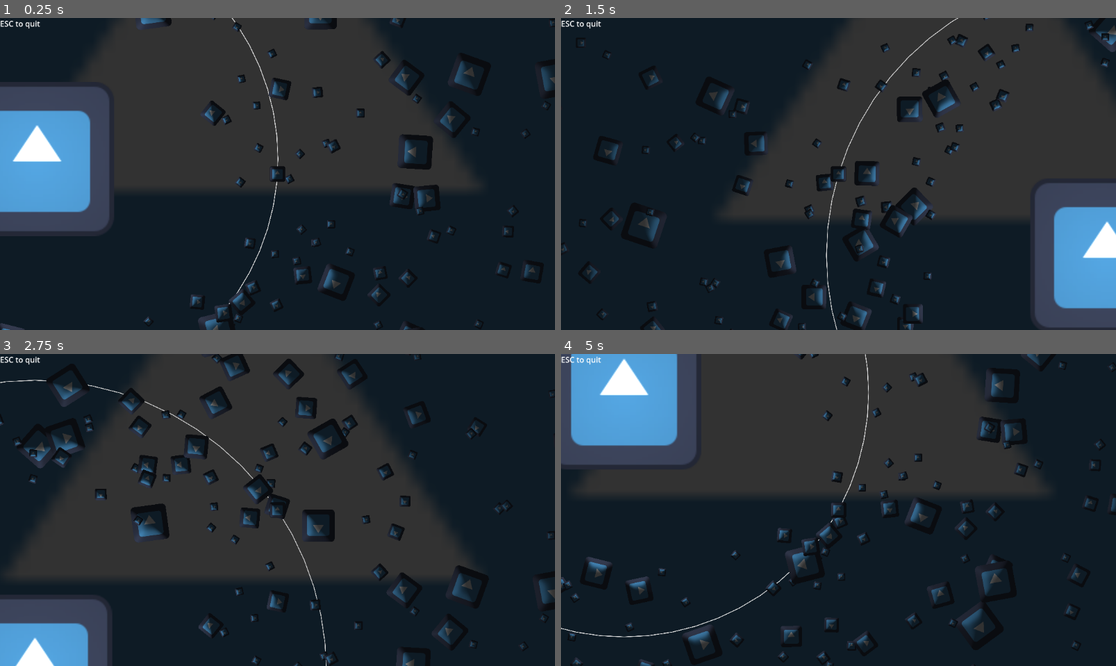
Above: before the commit, frames 1-4 (two rows, left to right).
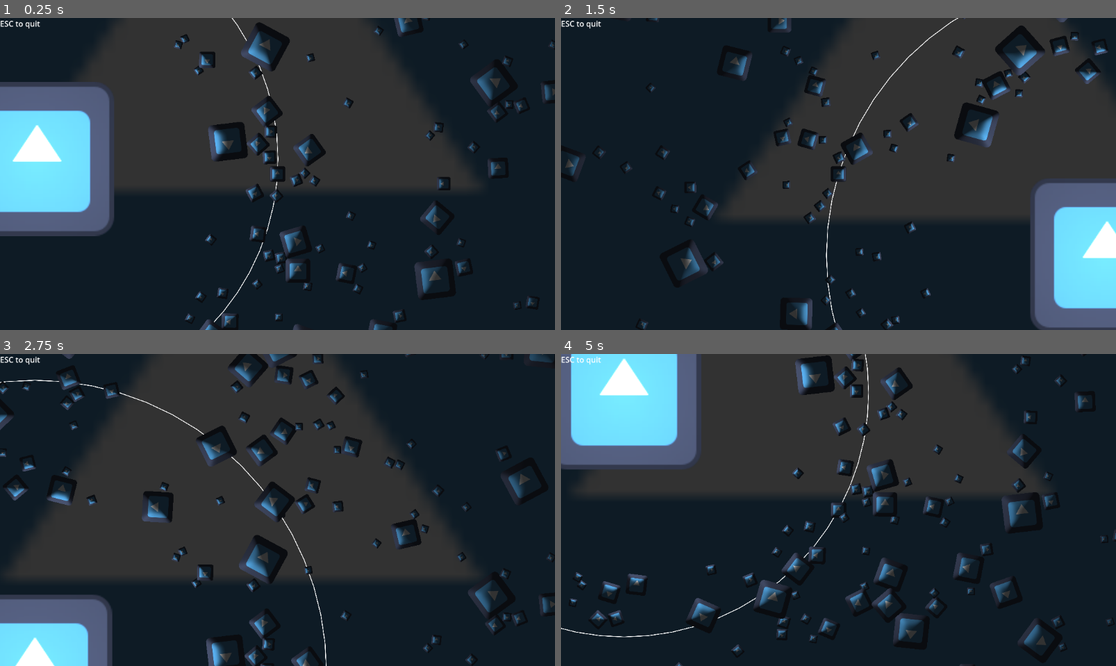
Above: after the commit, the same moments.

Repository: Aroweeri/gmtk2025
Game: Godot game, scene res://scenes/Main.tscn
The game is run twice, just before and just after one commit, with the same random seed, the same clock (stepped at 60 frames per second) and the same inputs. The engine's default icon, where the game draws it, is replaced by a stand-in: a white triangle on a blue panel in a dark square.
Inputs:
- Up to frame 1 (0.25 s): no input
- Up to frame 2 (1.5 s): hold Up (ui_up) 0.53-1.28 s; hold 1 (zoom1) 0.53-1.28 s; hold Down (ui_down) from 1.28 s (still down); tap 2 (zoom2) at 1.35 s
- Up to frame 3 (2.75 s): release Down (ui_down) at 2.03 s; hold Up (ui_up) from 2.03 s (still down); hold 3 (zoom3) from 2.03 s (still down)
- Up to frame 4 (5 s): release 3 (zoom3) at 2.78 s; tap 1 (zoom1) at 2.85 s; release Up (ui_up) at 3.53 s; hold 2 (zoom2) 3.53-4.28 s; hold Down (ui_down) from 3.53 s (still down); tap 3 (zoom3) at 4.35 s

The runs differ from the first frame. In frame 1, 17% of the frame differs, in the area x 0-100%, y 0-100%; in frame 2, 15%; in frame 3, 16%; in frame 4, 17%.

Commit message:
Asteroids space out, tweak lighting.

Diff:
--- a/scenes/Main.tscn
+++ b/scenes/Main.tscn
@@ -34,7 +34,8 @@
 [node name="Camera2D" type="Camera2D" parent="PlayerRotator/Player"]
 zoom = Vector2(0.25, 0.25)
 
-[node name="StaticBody2D" type="StaticBody2D" parent="PlayerRotator/Player"]
+[node name="StaticBody2D" type="RigidBody2D" parent="PlayerRotator/Player"]
+gravity_scale = 0.0
 
 [node name="CollisionShape2D" type="CollisionShape2D" parent="PlayerRotator/Player/StaticBody2D"]
 shape = SubResource("CircleShape2D_0bbpv")
@@ -57,6 +58,7 @@
 text = "ESC to quit"
 
 [node name="PointLight2D" type="PointLight2D" parent="."]
+energy = 1.5
 shadow_enabled = true
 texture = ExtResource("6_nxtc6")
 texture_scale = 50.0
--- a/scenes/main.gd
+++ b/scenes/main.gd
@@ -5,7 +5,7 @@
 func _process(delta: float) -> void:
 	queue_redraw()
 
-func _init() -> void:
+func _ready() -> void:
 	for i in range(800):
 		var tempRotator = Node2D.new()
 		var tempPositioner = Node2D.new();
@@ -17,7 +17,12 @@
 		var newObstacle = Obstacle.instantiate()
 		newObstacle.position = targetPosition
 		var myrand = randf()
-		(newObstacle.get_node("CollisionShape2D/Sprite2D") as Node2D).scale *= pow(myrand, 4)*2+0.5
+		var scaleFactor = pow(myrand, 4)*2+0.5
+		(newObstacle.get_node("CollisionShape2D/Sprite2D") as Node2D).scale *= scaleFactor
+		var s = newObstacle.get_node("CollisionShape2D").shape
+		s = s.duplicate();
+		s.radius *= scaleFactor
+		(newObstacle.get_node("CollisionShape2D") as CollisionShape2D).shape = s
 
 		newObstacle.rotation = randf()*PI*2
 		add_child(newObstacle)
--- /dev/null
+++ b/scenes/obstacle.gd
@@ -0,0 +1,4 @@
+extends RigidBody2D
+
+func _physics_process(delta: float) -> void:
+	apply_torque(1000*delta);
--- a/scenes/obstacle.tscn
+++ b/scenes/obstacle.tscn
@@ -1,19 +1,22 @@
-[gd_scene load_steps=5 format=3 uid="uid://couxhftxssk1x"]
+[gd_scene load_steps=6 format=3 uid="uid://couxhftxssk1x"]
 
+[ext_resource type="Script" uid="uid://bg8fd6frowlve" path="res://scenes/obstacle.gd" id="1_cjuko"]
 [ext_resource type="Texture2D" uid="uid://bev4t5pt8teju" path="res://icon.png" id="1_drdry"]
 [ext_resource type="Texture2D" uid="uid://bpd0ghj8asrp0" path="res://icon_n.png" id="2_cjuko"]
 
-[sub_resource type="CircleShape2D" id="CircleShape2D_aubd6"]
+[sub_resource type="CircleShape2D" id="CircleShape2D_cjuko"]
 radius = 72.0
 
 [sub_resource type="CanvasTexture" id="CanvasTexture_sh7k1"]
 diffuse_texture = ExtResource("1_drdry")
 normal_texture = ExtResource("2_cjuko")
 
-[node name="Obstacle" type="StaticBody2D"]
+[node name="Obstacle" type="RigidBody2D"]
+gravity_scale = 0.0
+script = ExtResource("1_cjuko")
 
 [node name="CollisionShape2D" type="CollisionShape2D" parent="."]
-shape = SubResource("CircleShape2D_aubd6")
+shape = SubResource("CircleShape2D_cjuko")
 
 [node name="Sprite2D" type="Sprite2D" parent="CollisionShape2D"]
 texture = SubResource("CanvasTexture_sh7k1")
Not shown, added: scenes/obstacle.gd.uid
